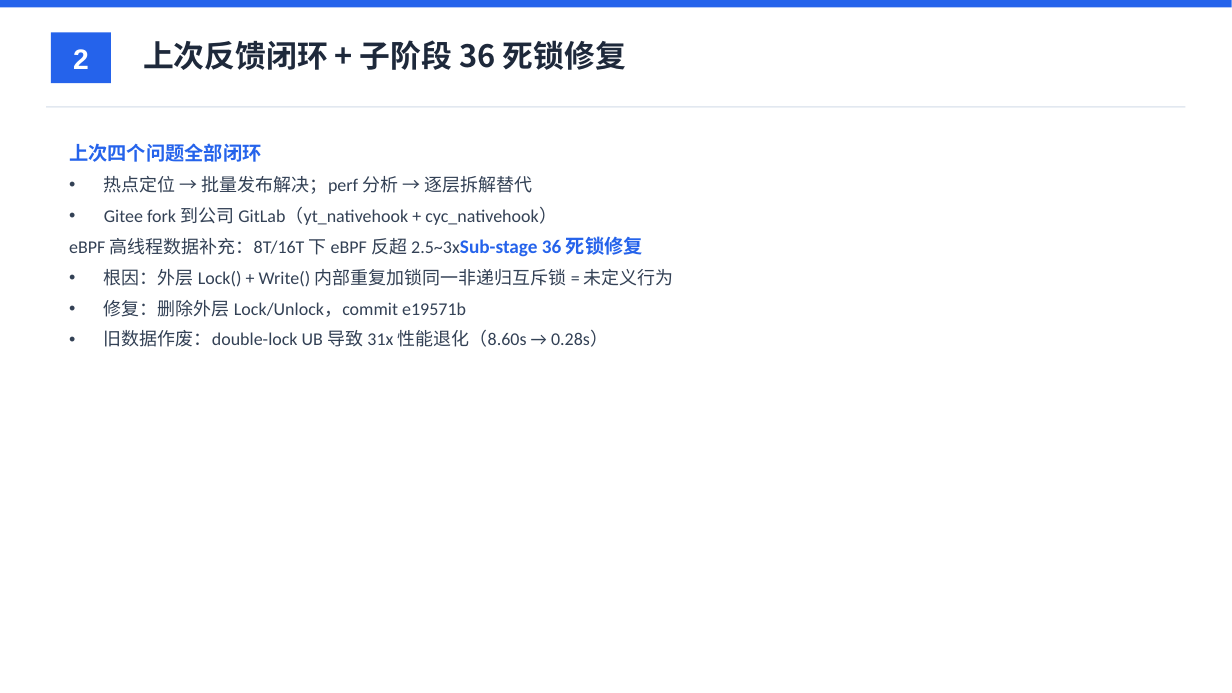
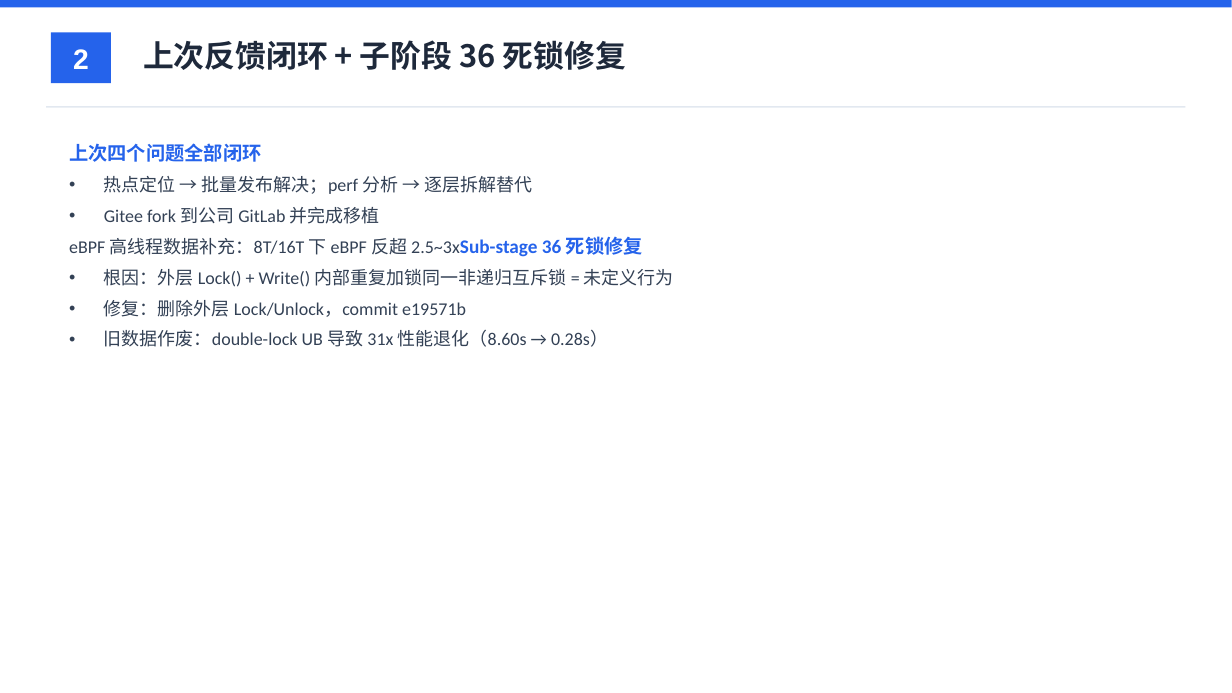
Before and after one commit to YiChiChen1106/Nativehook_linux_planb, a slide deck: slide 2 of presentation/native_hook_progress_2026-06-11.pptx. Drawn at 1232x693 pixels with LibreOffice and Linux fonts; fonts in the diff are those of the drawing. Boxes give left, top, right and bottom in pixels: in the first picture for what was removed or moved away, otherwise in the second. Text is boxed around its words. In the diff, an @@ line names an element or a change of style, - is before the commit and + after.

```diff
--- a/presentation/native_hook_progress_2026-06-11.pptx
+++ b/presentation/native_hook_progress_2026-06-11.pptx
@@ text at (x1=104, y1=207, x2=380, y2=224): text changed @@
-• Gitee fork 到公司 GitLab（yt_nativehook + cyc_nativehook）
+• Gitee fork 到公司 GitLab 并完成移植
```
Also in this commit, not shown: 2 other slides changed, 4 other files.
